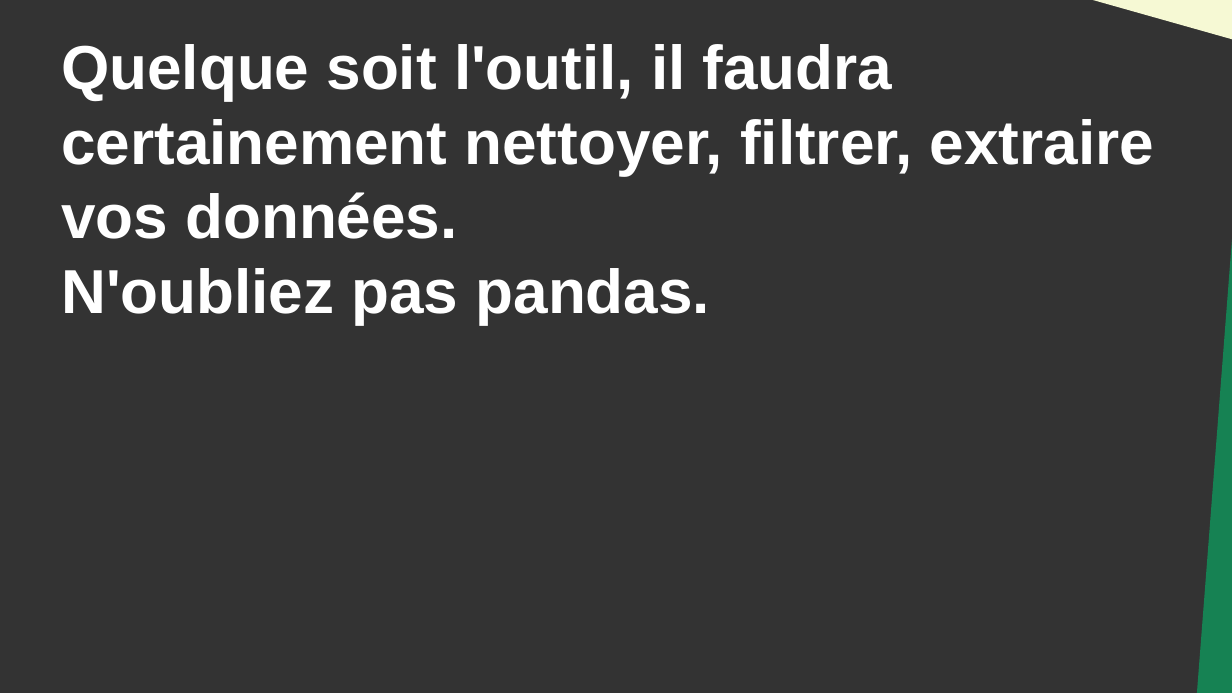
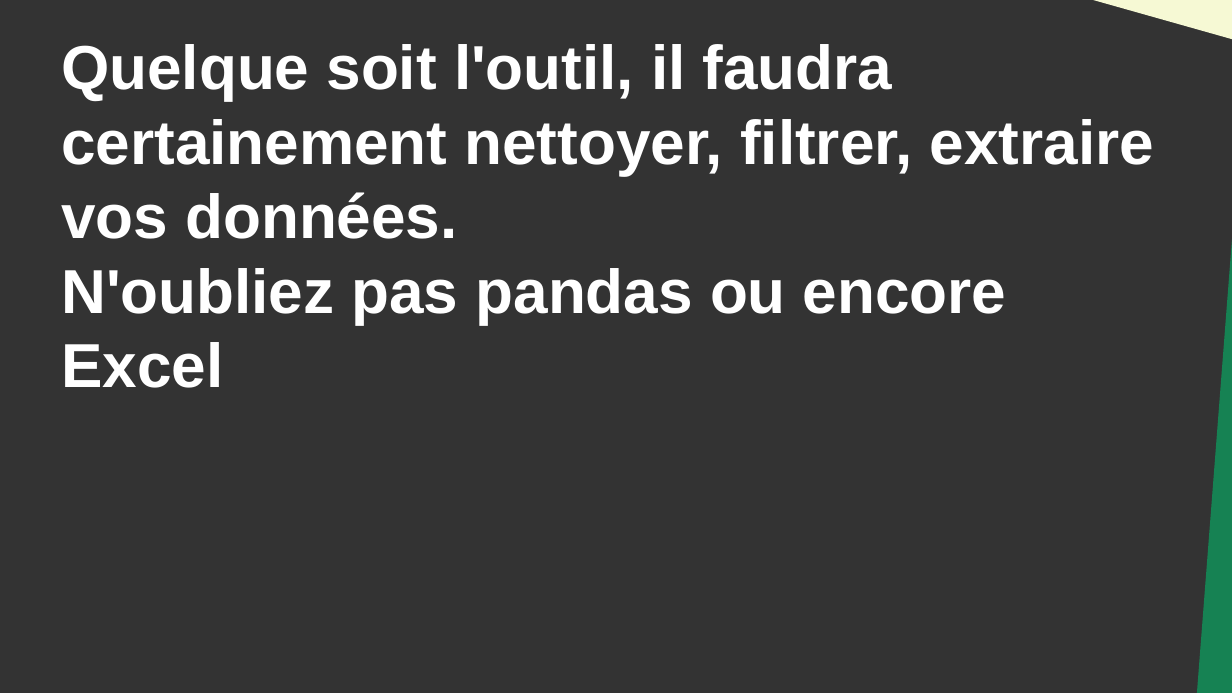
Before and after one commit to DanYellow/cours, a slide deck: slide 30 of data-journalisme-s4/travaux-pratiques/numero-4/presentation.odp. Drawn at 1232x693 pixels with LibreOffice and Linux fonts; fonts in the diff are those of the drawing. Boxes give left, top, right and bottom in pixels: in the first picture for what was removed or moved away, otherwise in the second. Text is boxed around its words. In the diff, an @@ line names an element or a change of style, - is before the commit and + after.

Commit message:
Update

```diff
--- a/data-journalisme-s4/travaux-pratiques/numero-4/presentation.odp
+++ b/data-journalisme-s4/travaux-pratiques/numero-4/presentation.odp
@@ title at [61,44,1154,388]: text changed @@
-Quelque soit l'outil, il faudra certainement nettoyer, filtrer, extraire vos données.
-N'oubliez pas pandas.
+Quelque soit l'outil, il faudra certainement nettoyer, filtrer, extraire vos données.
+N'oubliez pas pandas ou encore Excel
```
Also in this commit, not shown: 2 other slides changed.
